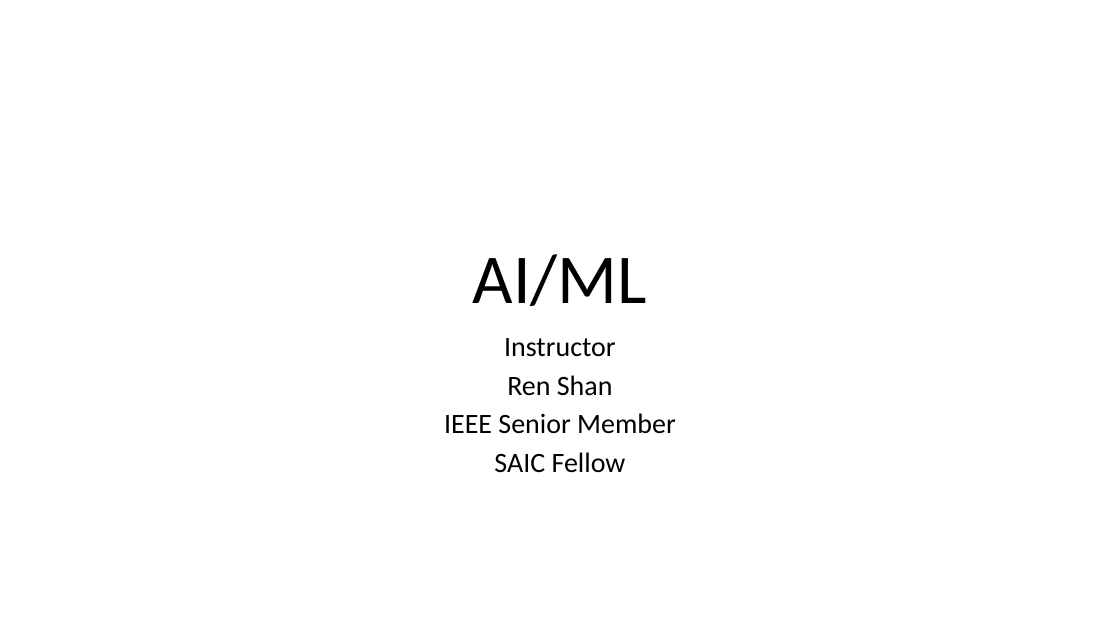
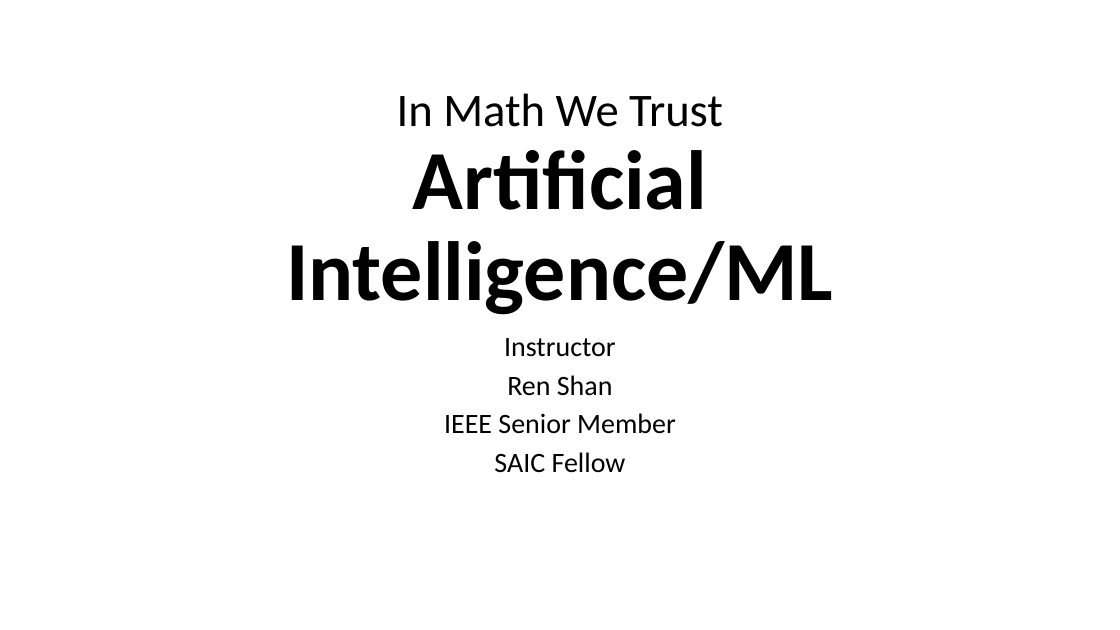
Before and after one commit to renshan2/accesspy, a slide deck: slide 1 of AI-ML-DL/Machine Learning.pptx. Drawn at 1120x630 pixels with LibreOffice and Linux fonts; fonts in the diff are those of the drawing. Boxes give left, top, right and bottom in pixels: in the first picture for what was removed or moved away, otherwise in the second. Text is boxed around its words. In the diff, an @@ line names an element or a change of style, - is before the commit and + after.

```diff
--- a/AI-ML-DL/Machine Learning.pptx
+++ b/AI-ML-DL/Machine Learning.pptx
@@ title at <box>286,93,833,315</box>: text changed; size 60 to 72 pt; bold on @@
-AI/ML
+In Math We Trust
+Artificial Intelligence/ML
```
Also in this commit, not shown: 5 other slides changed, 4 slides added, 1 slide removed, 3 other files.
